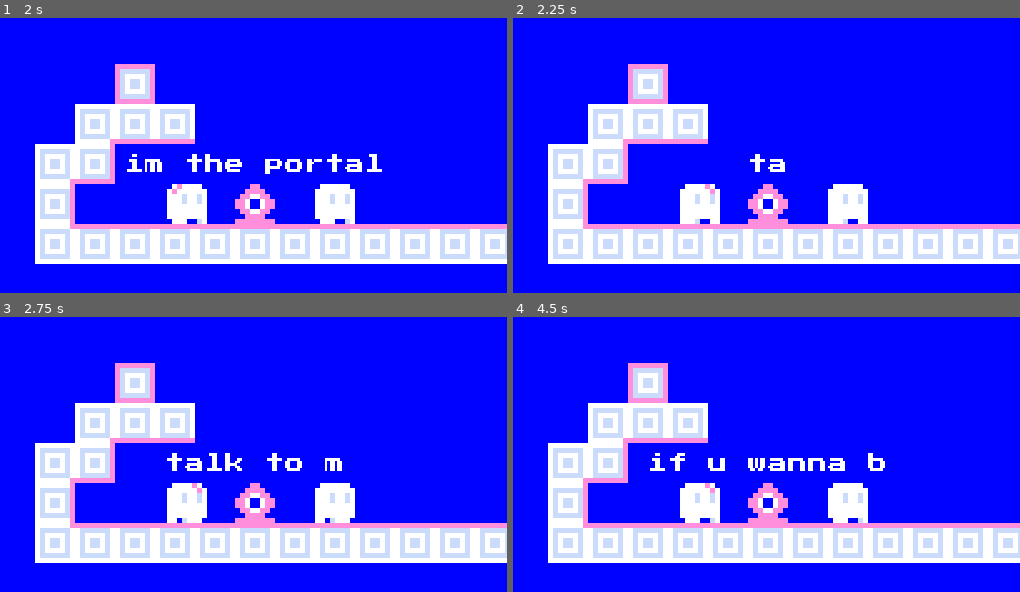
Above: before the commit, frames 1-4 (two rows, left to right).
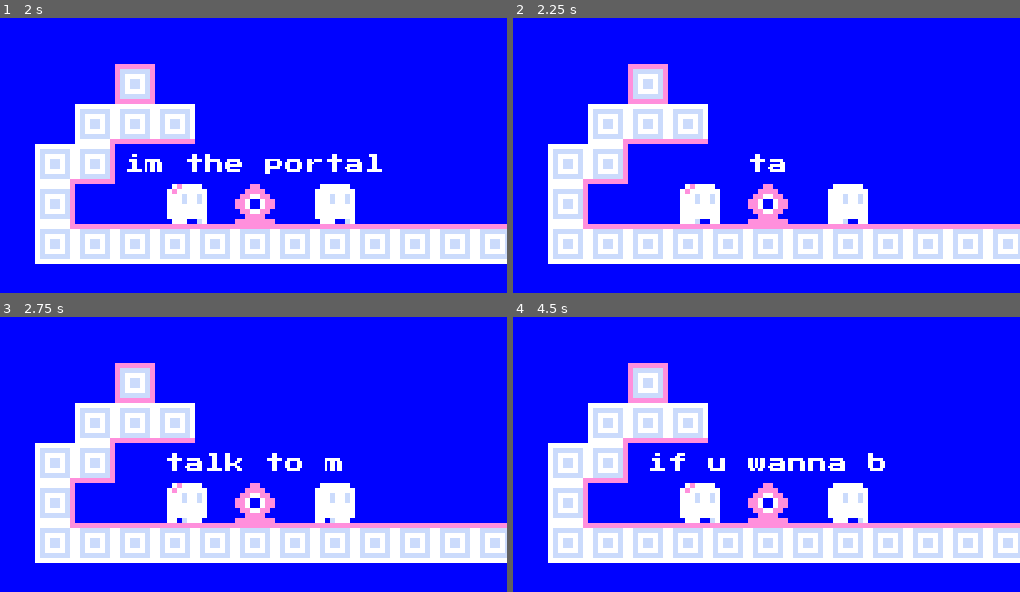
Above: after the commit, the same moments.

Repository: 2qar/ghost-game
Game: Godot game, scene res://scenes/world.tscn
The game is run twice, just before and just after one commit, with the same random seed, the same clock (stepped at 60 frames per second) and the same inputs. Sound files missing from this copy of the repository are replaced by a short silence.
Inputs:
- Up to frame 1 (2 s): tap Enter at 0.5 s; hold D (right) from 0.53 s (still down); tap Z (talk) at 0.6, 1.35 s; tap Space (jump) at 0.77, 1.52 s
- Up to frame 2 (2.25 s): release D (right) at 2.03 s; hold A (left) from 2.03 s (still down); tap Z (talk) at 2.1 s
- Up to frame 3 (2.75 s): keep holding A (left)
- Up to frame 4 (4.5 s): release A (left) at 2.78 s; hold D (right) 2.78-4.28 s; tap Z (talk) at 2.85, 3.6, 4.35 s; tap Space (jump) at 3.02, 3.77 s; hold A (left) from 4.28 s (still down)

Frame 1 is identical in both runs. In frame 2, less than 0.1% of the frame differs, in the area x 33-40%, y 60-64%; in frame 3, less than 0.1%; in frame 4, less than 0.1%.

Commit message:
move bow-flipping to ghost.gd

Diff:
--- a/scenes/player/ghost.tscn
+++ b/scenes/player/ghost.tscn
@@ -1,18 +1,14 @@
-[gd_scene load_steps=10 format=2]
+[gd_scene load_steps=7 format=2]
 
-[ext_resource path="res://scripts/player/player.gd" type="Script" id=1]
+[ext_resource path="res://scripts/player/ghost.gd" type="Script" id=1]
 [ext_resource path="res://scenes/ghost_sprite.tscn" type="PackedScene" id=2]
 [ext_resource path="res://box.shader" type="Shader" id=3]
-[ext_resource path="res://sprites/ghost.png" type="Texture" id=4]
-[ext_resource path="res://scripts/animated_sprite.gd" type="Script" id=5]
-[ext_resource path="res://sprites/bow.png" type="Texture" id=6]
-[ext_resource path="res://scripts/bow.gd" type="Script" id=7]
+[ext_resource path="res://sprites/bow.png" type="Texture" id=4]
 
-
-[sub_resource type="RectangleShape2D" id=2]
+[sub_resource type="RectangleShape2D" id=1]
 extents = Vector2( 3.8, 3.8 )
 
-[sub_resource type="ShaderMaterial" id=1]
+[sub_resource type="ShaderMaterial" id=2]
 shader = ExtResource( 3 )
 shader_param/percent = 0.0
 
@@ -45,14 +41,10 @@
 wait_time = 0.5
 one_shot = true
 
-[node name="sprite" type="Sprite" parent="." instance=ExtResource( 2 )]
-material = SubResource( 1 )
+[node name="sprite" parent="." instance=ExtResource( 2 )]
+material = SubResource( 2 )
+
+[node name="bow" type="Sprite" parent="."]
 texture = ExtResource( 4 )
-hframes = 6
-script = ExtResource( 5 )
-
-[node name="bow" type="Sprite" parent="sprite"]
-texture = ExtResource( 6 )
 offset = Vector2( -2, -3 )
-script = ExtResource( 7 )
 [connection signal="timeout" from="jump_timer" to="." method="_on_jump_timer_timeout"]
--- a/scripts/bow.gd
+++ /dev/null
@@ -1,13 +0,0 @@
-extends Sprite
-
-onready var start_offset : int = offset.x
-
-func _process(delta):
-	if Input.is_action_pressed("left"):
-		if not flip_h:
-			flip_h = true
-			offset.x = -start_offset
-	if Input.is_action_pressed("right"):
-		if flip_h:
-			flip_h = false
-			offset.x = start_offset
--- /dev/null
+++ b/scripts/player/ghost.gd
@@ -0,0 +1,12 @@
+extends "res://scripts/player/player.gd"
+
+onready var bow_start_offset : int = $bow.offset.x
+
+func _process(delta):
+	if not busy:
+		if Input.is_action_pressed("left"):
+			$bow.flip_h = true
+			$bow.offset.x = -bow_start_offset
+		if Input.is_action_pressed("right"):
+			$bow.flip_h = false
+			$bow.offset.x = bow_start_offset
Not shown: 4 places in scenes/levels/flower/ghost.tscn that only renumber resources
Not shown: 1 places in scenes/player/ghost.tscn that only renumber resources
